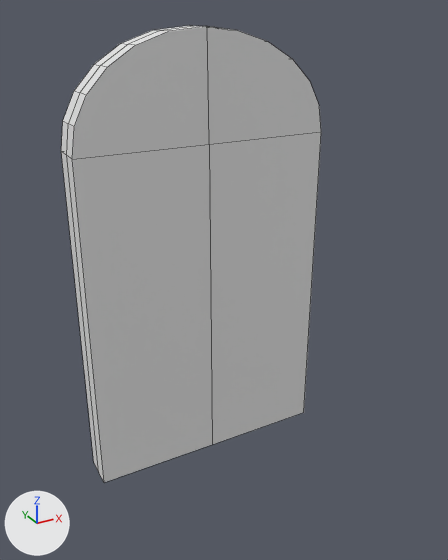
The Blender file Env_Door_boss_A.blend, before and after one commit.
Both versions are drawn from a 50 mm camera at (-5.33, -11.52, 9.28) aimed at (0.03, -1.78, 4.42). The lights are fixed; the arrows at lower left show +X, +Y and +Z. The older version comes first. Mesh edges are drawn as thin lines.
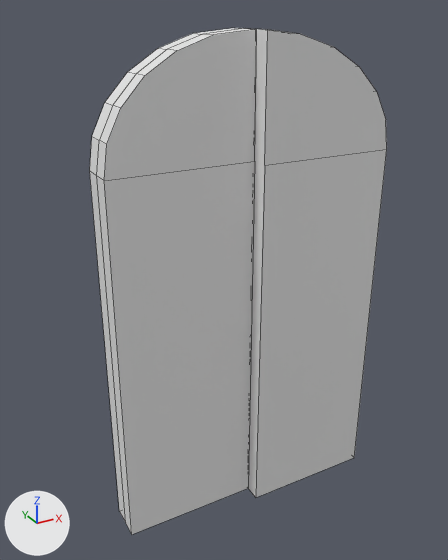
The edits, one by one:
Object 'Cube' (ob_cube) moves from (-1.41, -0.8, 1.12) to (-1.41, -2.74, 1.12).
Object 'Cube.001' (ob_cube_001) moves from (-1.41, -0.8, 1.12) to (-1.41, -2.43, 1.12).

Where the change shows, as pixel boxes [x1, y1, x2, y2] in the pictures (448 x 560 px):
'Cube.001', moved: before [61, 26, 212, 482]; after [90, 28, 257, 534]
'Cube', moved: before [207, 26, 321, 445]; after [248, 29, 387, 498]
